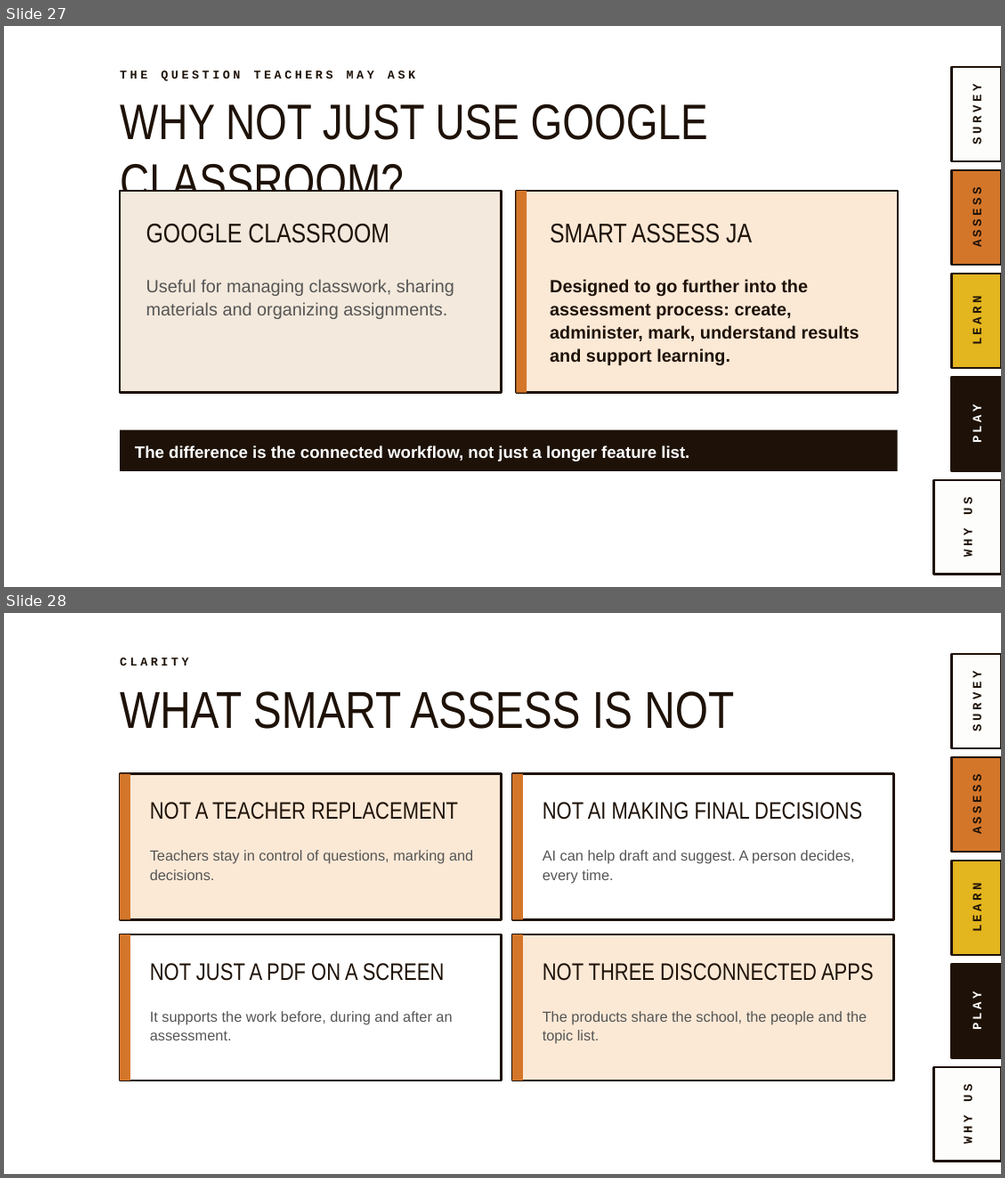
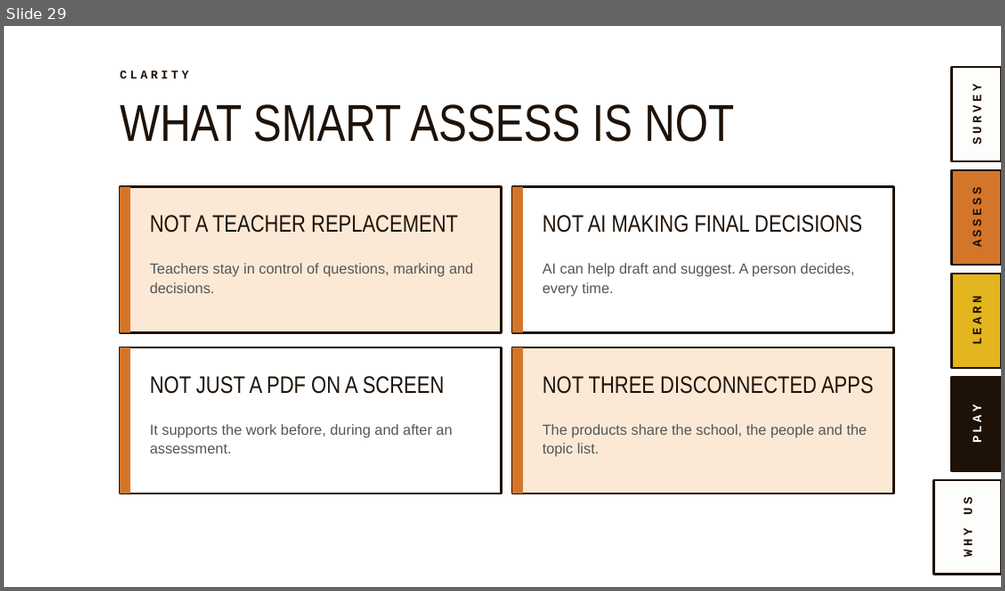
Before and after one commit to MrStevenGordon/exam-platform, a slide deck: marketing/presentation/Smart-Assess-Ja-Manchester-Presentation-v2.pptx. Shown one above the other, each under a label of ours: slides 27 and 28 before the commit, slide 29 after it. The pictures are 1005x1178 and 1005x591 pixels, drawn with LibreOffice and Linux fonts; fonts in the diff are those of the drawing; background and template pictures are left out. Boxes give left, top, right and bottom in pixels: in the first picture for what was removed or moved away, otherwise in the second. Text is boxed around its words. In the diff, an @@ line names an element or a change of style, - is before the commit and + after.

```diff
--- a/marketing/presentation/Smart-Assess-Ja-Manchester-Presentation-v2.pptx
+++ b/marketing/presentation/Smart-Assess-Ja-Manchester-Presentation-v2.pptx
@@ slide 27 removed at (x1=4, y1=26, x2=1001, y2=587), background picture (left out) @@
@@ text removed at (x1=120, y1=70, x2=147, y2=79) @@
-THE QUESTION TEACHERS MAY ASK
@@ rectangle removed at (x1=952, y1=67, x2=1001, y2=161) @@
@@ text removed at (x1=120, y1=104, x2=708, y2=208) @@
-WHY NOT JUST USE GOOGLE CLASSROOM?
@@ text removed at (x1=971, y1=89, x2=985, y2=143) @@
-SURVEY
@@ rectangle removed at (x1=952, y1=170, x2=1001, y2=265) @@
@@ rectangle removed at (x1=120, y1=191, x2=502, y2=393) @@
@@ rectangle removed at (x1=517, y1=191, x2=898, y2=393) @@
@@ rectangle removed at (x1=517, y1=191, x2=526, y2=393) @@
@@ text removed at (x1=971, y1=192, x2=985, y2=246) @@
-ASSESS
@@ text removed at (x1=146, y1=224, x2=389, y2=243) @@
-GOOGLE CLASSROOM
@@ text removed at (x1=550, y1=224, x2=752, y2=243) @@
-SMART ASSESS JA
@@ text removed at (x1=146, y1=279, x2=454, y2=319) @@
-Useful for managing classwork, sharing materials and organizing assignments.
@@ text removed at (x1=550, y1=279, x2=859, y2=365) @@
-Designed to go further into the assessment process: create, administer, mark, understand results and support learning.
@@ rectangle removed at (x1=952, y1=273, x2=1001, y2=368) @@
@@ text removed at (x1=971, y1=300, x2=985, y2=344) @@
-LEARN
@@ rectangle removed at (x1=952, y1=377, x2=1001, y2=471) @@
@@ text removed at (x1=971, y1=408, x2=985, y2=442) @@
-PLAY
@@ rectangle removed at (x1=120, y1=430, x2=898, y2=471) @@
@@ text removed at (x1=135, y1=445, x2=689, y2=461) @@
-The difference is the connected workflow, not just a longer feature list.
@@ rectangle removed at (x1=933, y1=480, x2=1001, y2=574) @@
@@ text removed at (x1=962, y1=532, x2=976, y2=556) @@
-WHY US
@@ what was slide 28 is now slide 29 @@
```
Also in this commit, not shown: 1 slide changed, 2 slides added, 21 other files.
